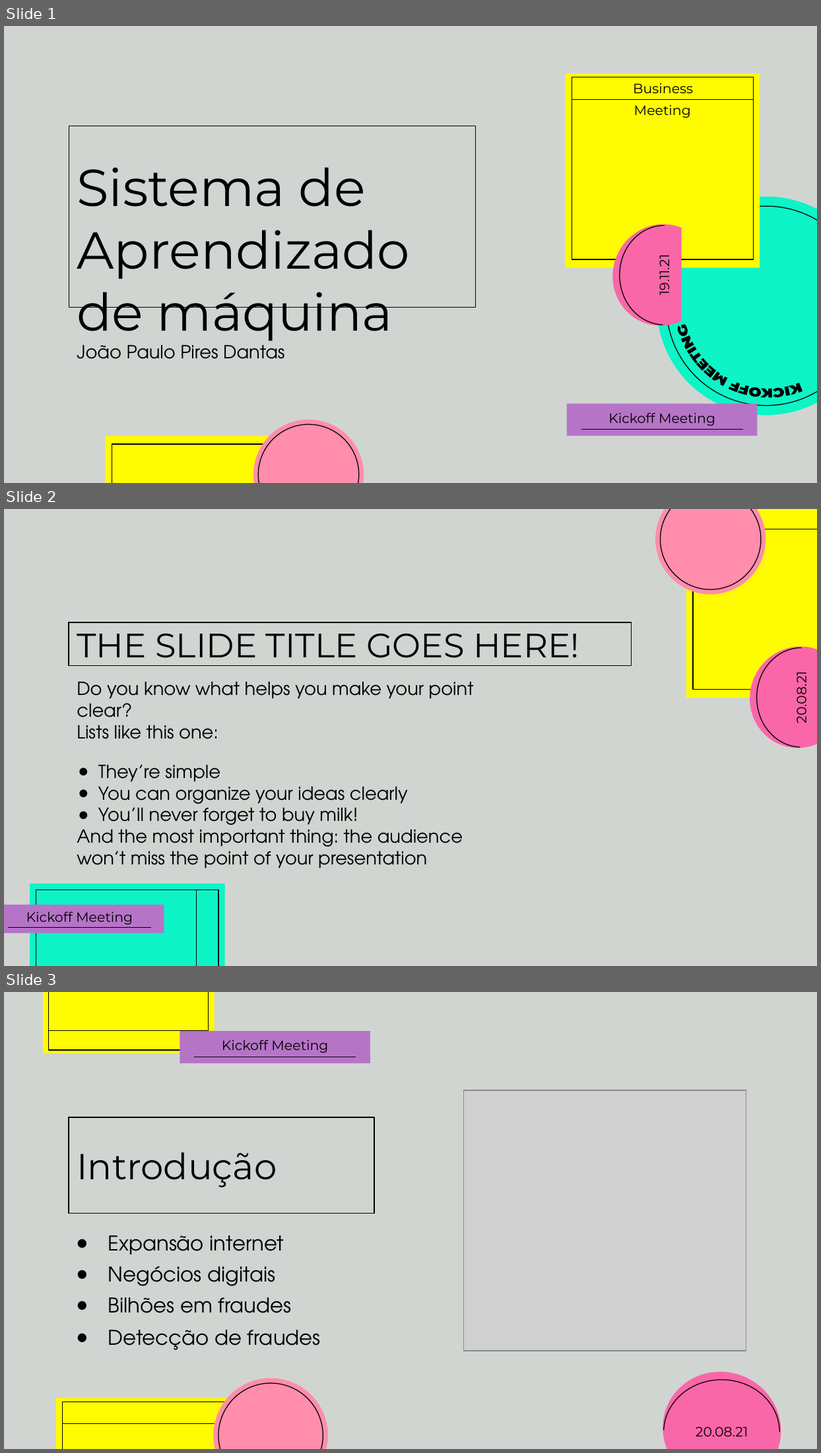
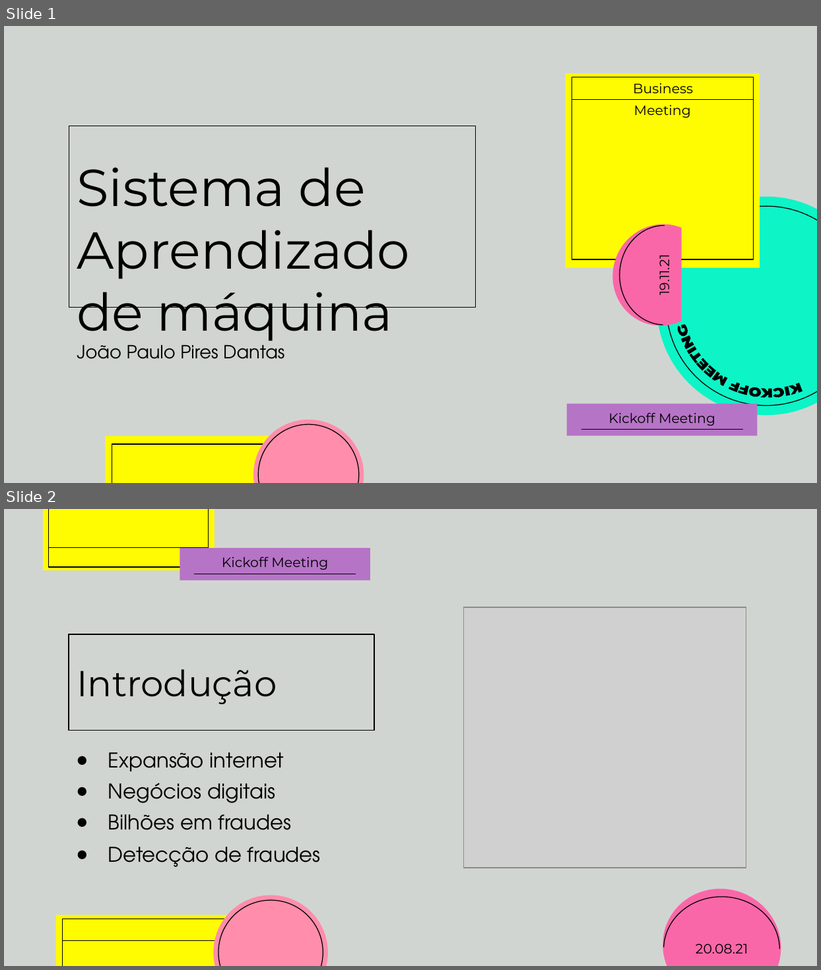
Before and after one commit to jpaulopd/IFB, a slide deck: 202102/ppi2/pitchDeckPpi2.pptx. Shown one above the other, each under a label of ours: slides 1, 2 and 3 before the commit, slides 1 and 2 after it. The pictures are 821x1453 and 821x970 pixels, drawn with LibreOffice and Linux fonts; fonts in the diff are those of the drawing; grey boxes stand for pictures. Boxes give left, top, right and bottom in pixels: in the first picture for what was removed or moved away, otherwise in the second. Text is boxed around its words. In the diff, an @@ line names an element or a change of style, - is before the commit and + after.

```diff
--- a/202102/ppi2/pitchDeckPpi2.pptx
+++ b/202102/ppi2/pitchDeckPpi2.pptx
@@ slide 2 removed at [4,509,817,966], background #D1D5D1 @@
@@ ellipse removed at [655,509,766,594] @@
@@ ellipse removed at [660,509,761,590] @@
@@ rectangle removed at [686,509,817,698] @@
@@ rectangle removed at [693,509,817,690] @@
@@ line removed from (694, 529) to (817, 529) @@
@@ title removed at [69,623,632,666] @@
-THE SLIDE TITLE GOES HERE!
@@ chord (boxed as its full ellipse) removed at [735,632,817,764] @@
@@ arc (boxed as its full ellipse) removed at [757,648,817,747] @@
@@ text removed at [77,681,474,869] @@
-Do you know what helps you make your point clear?
-Lists like this one:
-● They’re simple
-● You can organize your ideas clearly
-● You’ll never forget to buy milk!
-And the most important thing: the audience won’t miss the point of your presentation
@@ text removed at [791,677,810,723] @@
-20.08.21
@@ rectangle removed at [30,883,224,966] @@
@@ rectangle removed at [36,890,218,966] @@
@@ line removed from (196, 890) to (196, 966) @@
@@ rectangle removed at [4,905,163,933] @@
@@ text removed at [26,912,133,925] @@
-Kickoff Meeting
@@ line removed from (8, 927) to (151, 927) @@
@@ what was slide 3 is now slide 2 @@
```
Also in this commit, not shown: 1 slide changed, 1 slide added, 1 other slide removed, 5 other files.
